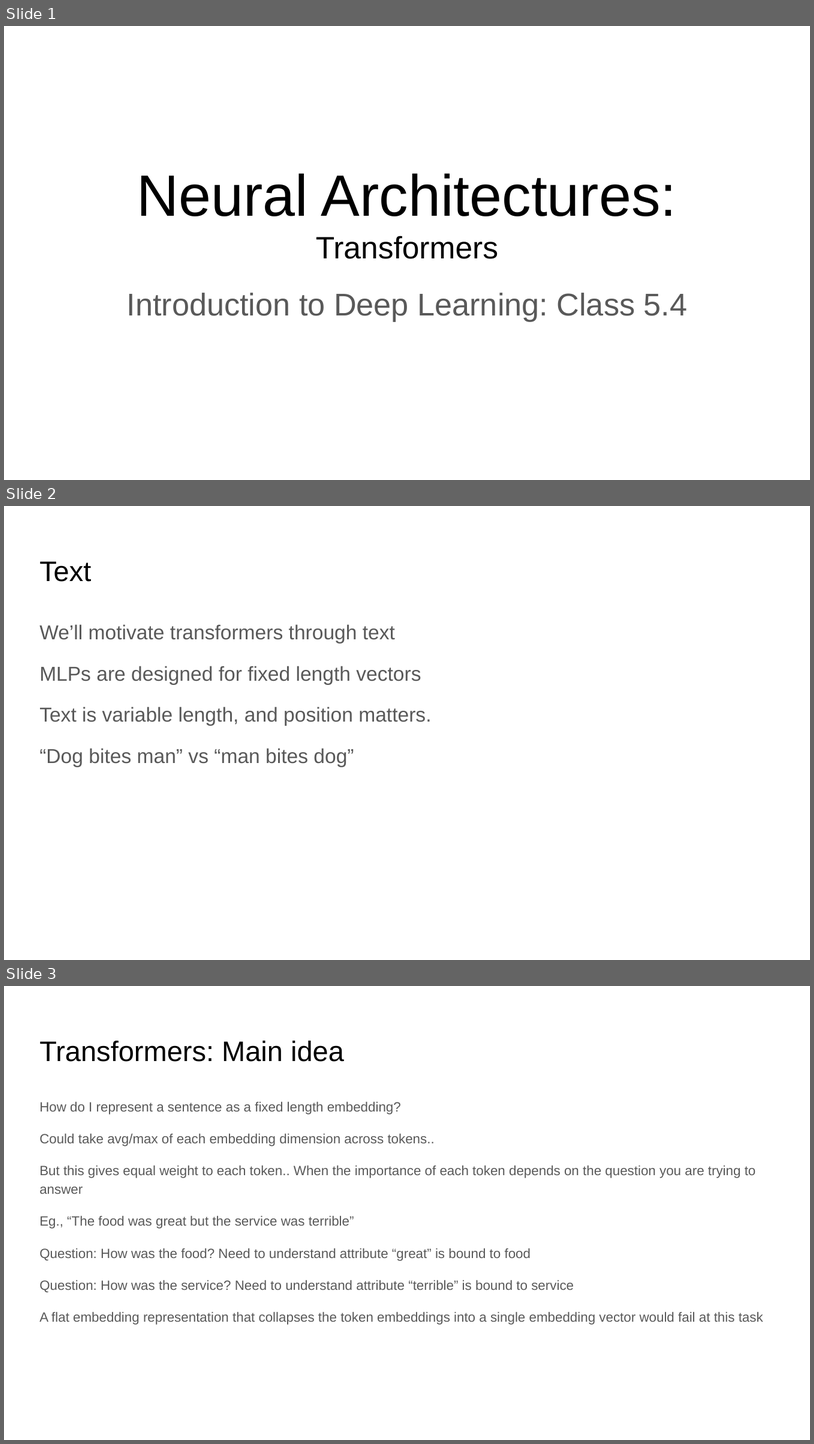
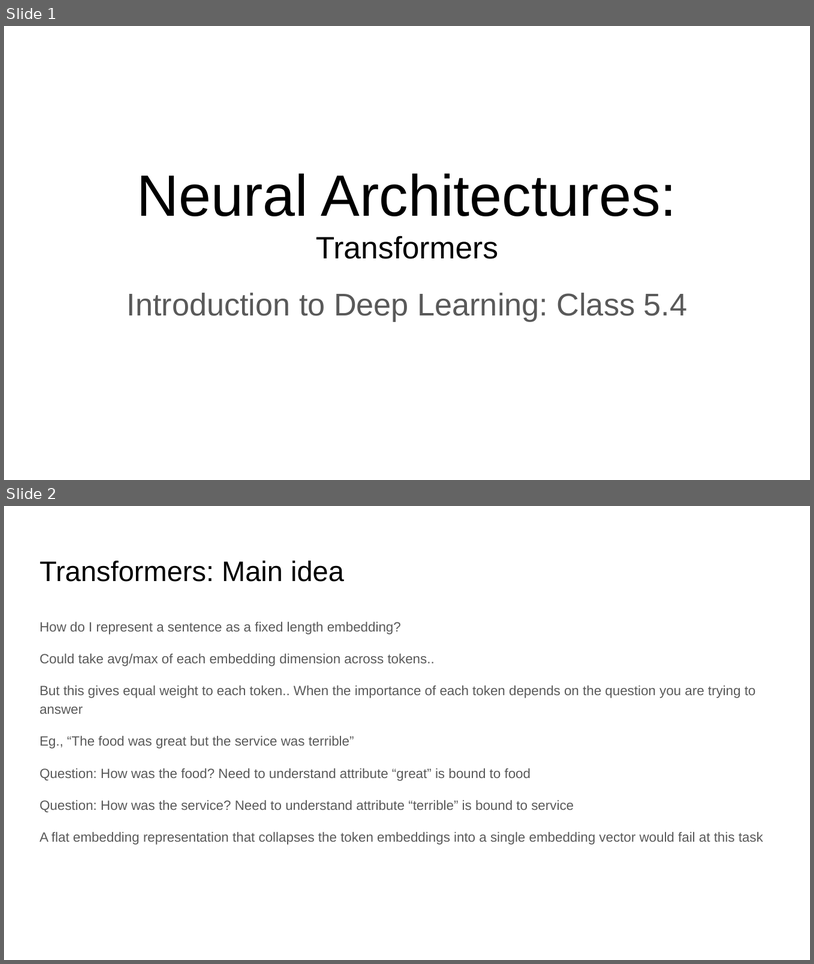
Before and after one commit to ankur6ue/deep-learning-course, a slide deck: Module 5/class_5.4/deep_learning_course_class_5.4.pptx. Shown one above the other, each under a label of ours: slides 1, 2 and 3 before the commit, slides 1 and 2 after it. The pictures are 814x1444 and 814x964 pixels, drawn with LibreOffice and Linux fonts; fonts in the diff are those of the drawing. Boxes give left, top, right and bottom in pixels: in the first picture for what was removed or moved away, otherwise in the second. Text is boxed around its words. In the diff, an @@ line names an element or a change of style, - is before the commit and + after.

```diff
--- a/Module 5/class_5.4/deep_learning_course_class_5.4.pptx
+++ b/Module 5/class_5.4/deep_learning_course_class_5.4.pptx
@@ slide 2 removed at (4,506,810,960), background #FFFFFF @@
@@ title removed at (39,561,91,582) @@
-Text
@@ text removed at (39,624,431,766) @@
-We’ll motivate transformers through text
-MLPs are designed for fixed length vectors
-Text is variable length, and position matters.
-“Dog bites man” vs “man bites dog”
@@ what was slide 3 is now slide 2 @@
```
Also in this commit, not shown: 4 slides changed, 4 slides added, 1 other slide removed, 1 other file.
